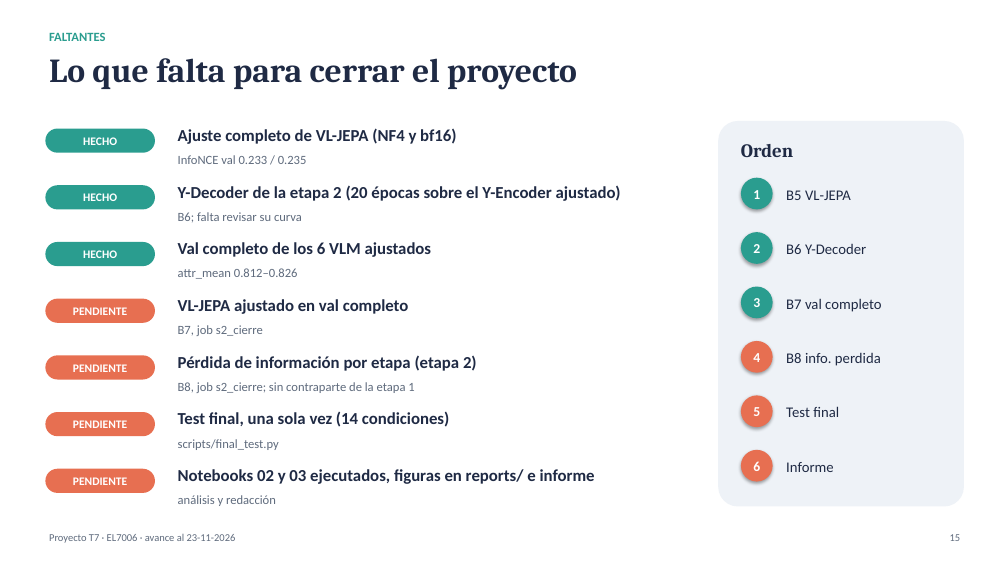
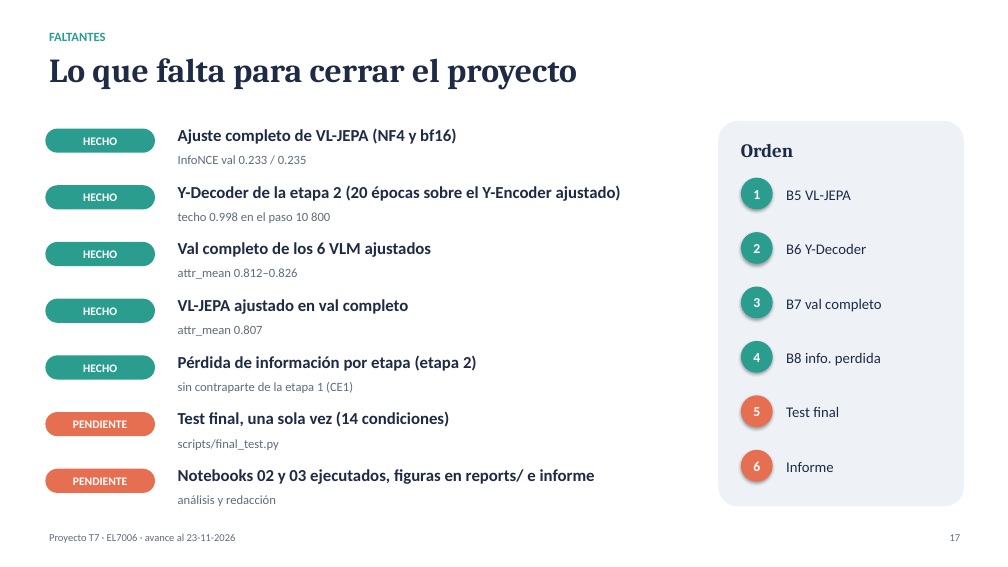
Before and after one commit to BrnoOr/Multimodal_LLM, a slide deck: slide 17 of docs/presentacion_avance.pptx (slide 15 before the commit). Drawn at 1008x567 pixels with LibreOffice and Linux fonts; fonts in the diff are those of the drawing. Boxes give left, top, right and bottom in pixels: in the first picture for what was removed or moved away, otherwise in the second. Text is boxed around its words. In the diff, an @@ line names an element or a change of style, - is before the commit and + after.

Commit message:
etapa2: VL-JEPA ajustado en val (0.807) y perdida de informacion; presentacion al dia

```diff
--- a/docs/presentacion_avance.pptx
+++ b/docs/presentacion_avance.pptx
@@ text at (x1=178, y1=212, x2=330, y2=223): text changed @@
-B6; falta revisar su curva
+techo 0.998 en el paso 10 800
@@ text in rounded rectangle at (x1=83, y1=307, x2=117, y2=315): text changed @@
-PENDIENTE
+HECHO
@@ text at (x1=178, y1=325, x2=263, y2=336): text changed @@
-B7, job s2_cierre
+attr_mean 0.807
@@ fill #E76F51 to #2A9D8F in 3 elements at (x1=741, y1=341, x2=773, y2=373), (x1=45, y1=299, x2=155, y2=323), (x1=45, y1=355, x2=155, y2=380) @@
@@ text in rounded rectangle at (x1=83, y1=364, x2=117, y2=372): text changed @@
-PENDIENTE
+HECHO
@@ text at (x1=178, y1=382, x2=353, y2=393): text changed @@
-B8, job s2_cierre; sin contraparte de la etapa 1
+sin contraparte de la etapa 1 (CE1)
@@ text at (x1=950, y1=534, x2=961, y2=541): text changed @@
-15
+17
```
Also in this commit, not shown: 4 other slides changed, 2 slides added, 2 other files.
